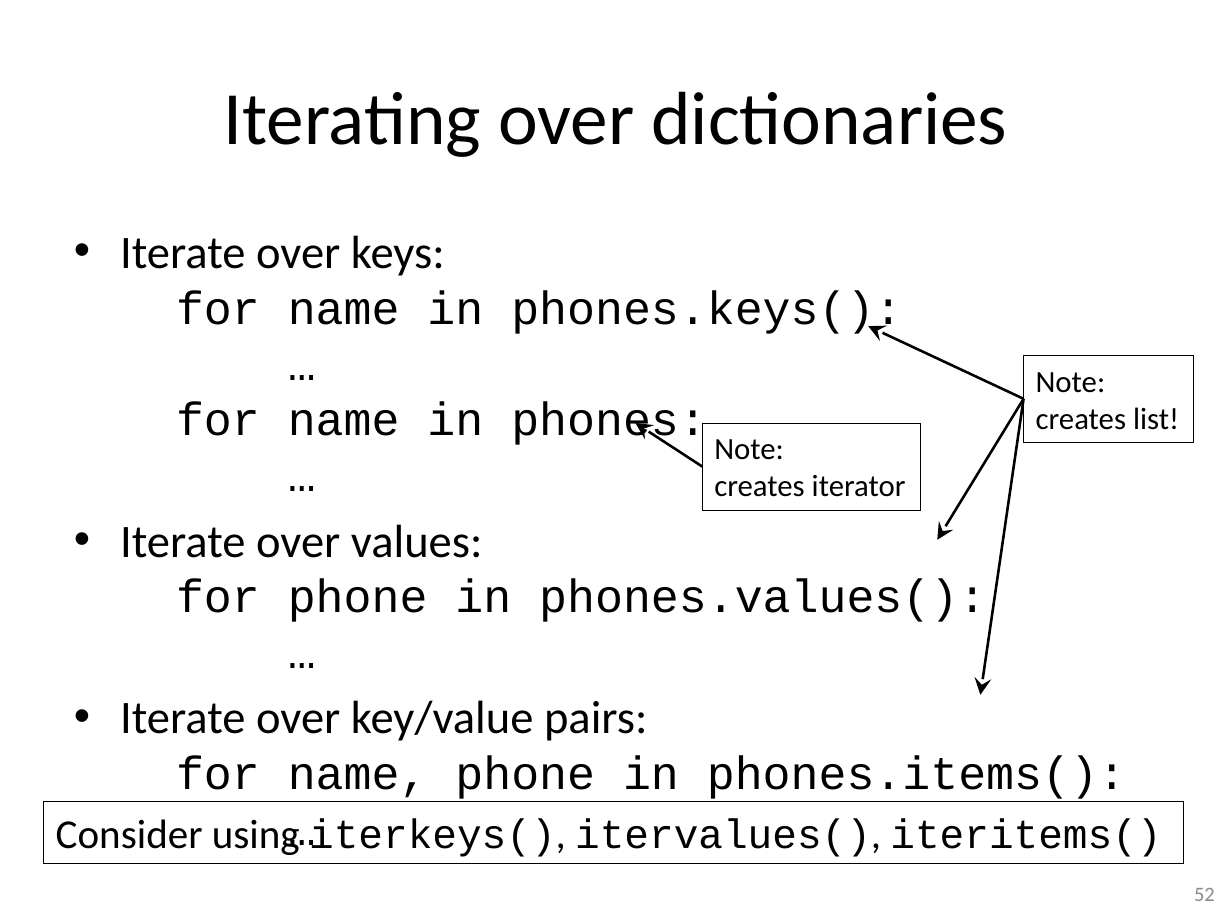
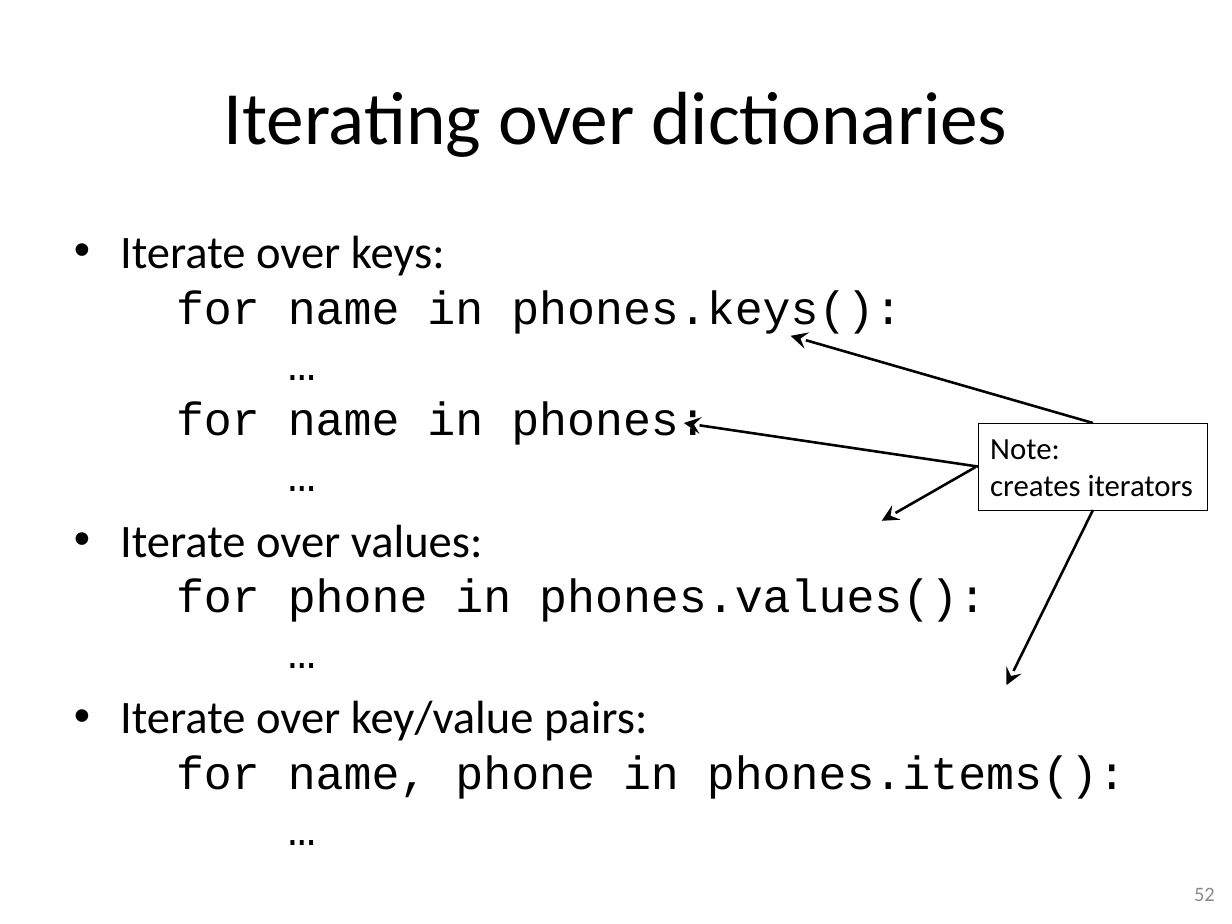
Before and after one commit to gjbex/training-material, a slide deck: slide 52 of Python/python-intro.pptx. Drawn at 1232x924 pixels with LibreOffice and Linux fonts; fonts in the diff are those of the drawing. Boxes give left, top, right and bottom in pixels: in the first picture for what was removed or moved away, otherwise in the second. Text is boxed around its words. In the diff, an @@ line names an element or a change of style, - is before the commit and + after.

```diff
--- a/Python/python-intro.pptx
+++ b/Python/python-intro.pptx
@@ arrow moved from (1024, 399) - (869, 326) to (1093, 423) - (791, 336) @@
@@ rectangle removed at box(1024, 355, 1194, 442) @@
-Note:
-creates list!
@@ arrow moved from (702, 467) - (636, 423) to (978, 467) - (684, 423) @@
@@ rectangle "Note: creates iterators": place and size @@
-rectangle "Note: creates iterators" at box(702, 423, 920, 510)
+rectangle "Note: creates iterators" at box(978, 423, 1207, 510)
@@ text in rectangle at box(990, 439, 1193, 497): text changed @@
-Note:
-creates iterator
+Note:
+creates iterators
@@ arrow moved from (1024, 399) - (938, 540) to (976, 467) - (882, 521) @@
@@ arrow moved from (1024, 399) - (981, 695) to (1093, 510) - (1007, 685) @@
@@ rectangle removed at box(43, 802, 1183, 864) @@
-Consider using iterkeys(), itervalues(), iteritems()
```
Also in this commit, not shown: 36 other slides changed.
